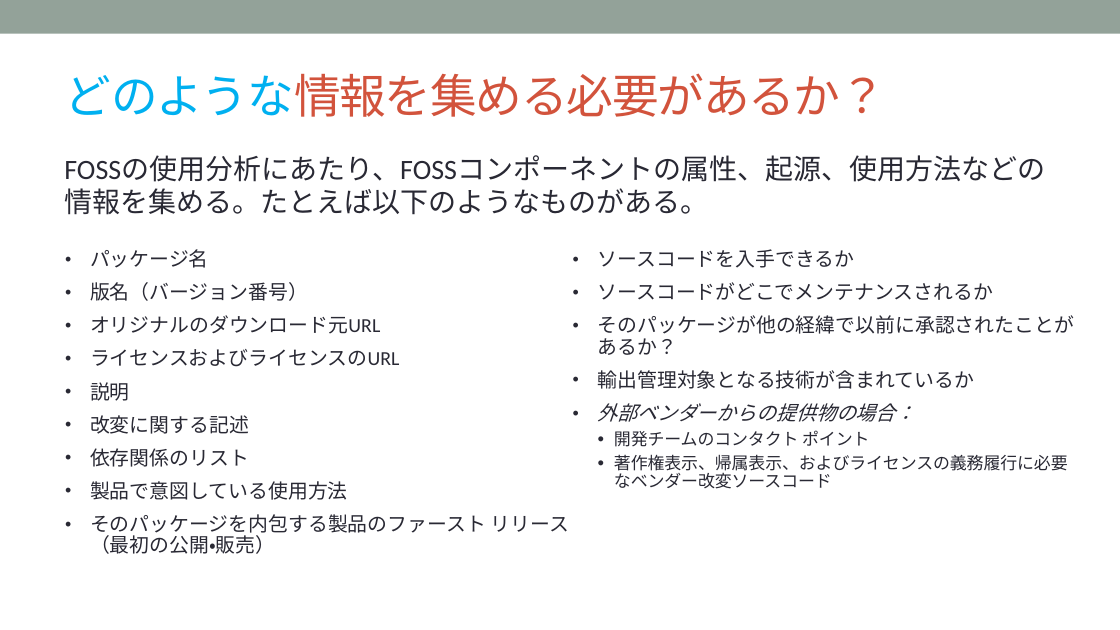
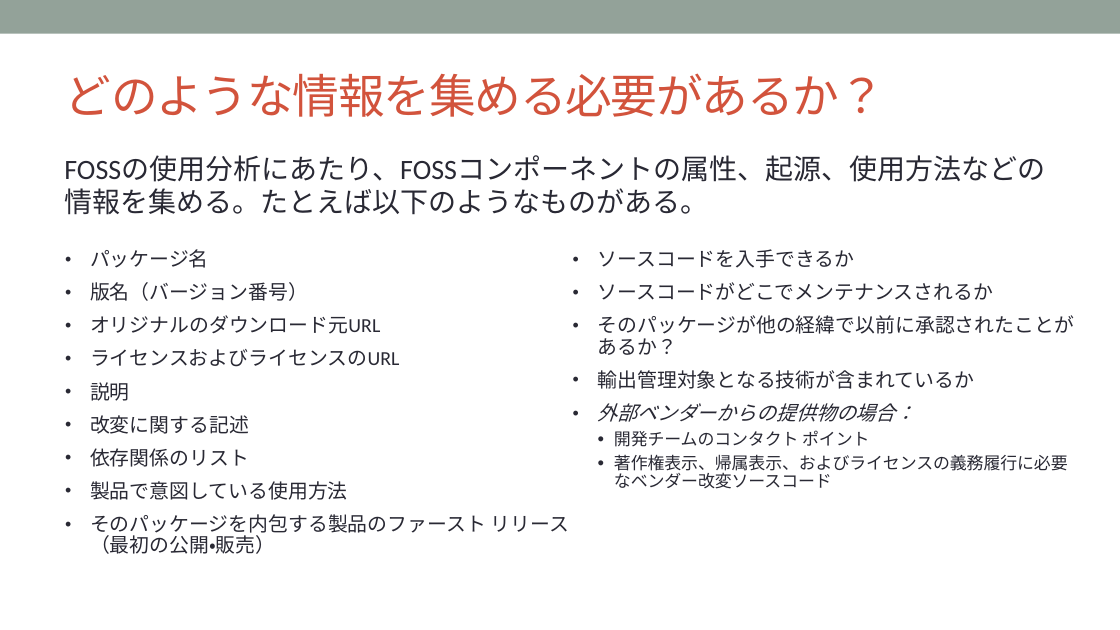
Before and after one commit to OpenChain-Project/Curriculum-Translation-JP, a slide deck: slide 45 of RC/openchain-curriculum-release-2-jp_rc1.0.pptx. Drawn at 1120x630 pixels with LibreOffice and Linux fonts; fonts in the diff are those of the drawing; background and template pictures are left out. Boxes give left, top, right and bottom in pixels: in the first picture for what was removed or moved away, otherwise in the second. Text is boxed around its words. In the diff, an @@ line names an element or a change of style, - is before the commit and + after.

```diff
--- a/RC/openchain-curriculum-release-2-jp_rc1.0.pptx
+++ b/RC/openchain-curriculum-release-2-jp_rc1.0.pptx
@@ title "どのような情報を集める必要があるか？" at box(64, 73, 884, 117): text colour #00B0F0 to #D2533C in "どのような情報を集める必要があるか？" @@
```
Also in this commit, not shown: 6 other slides changed.
